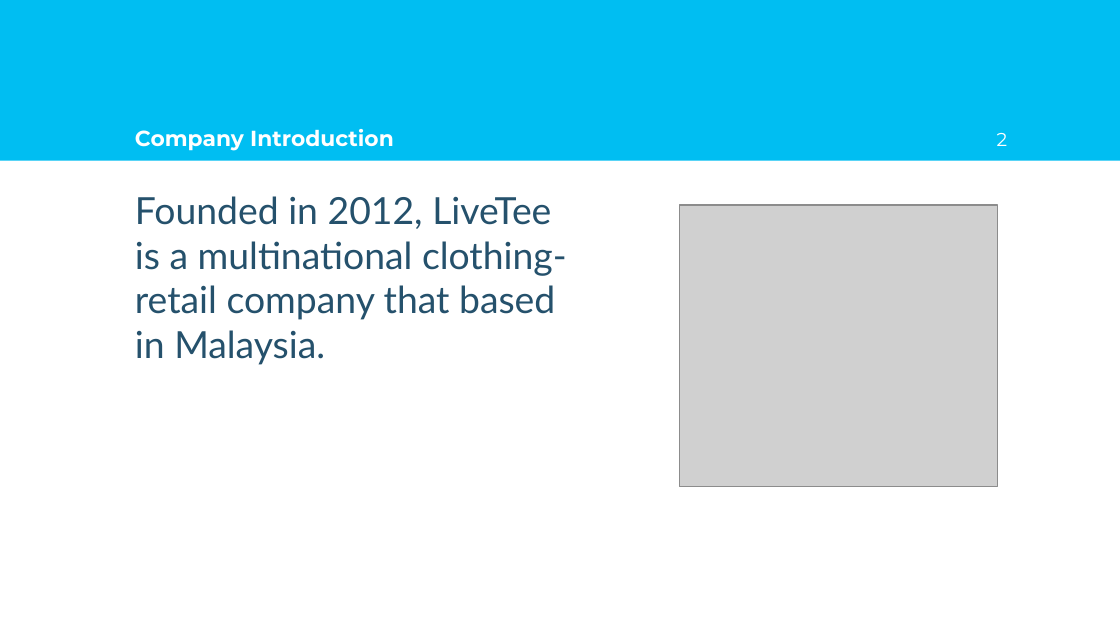
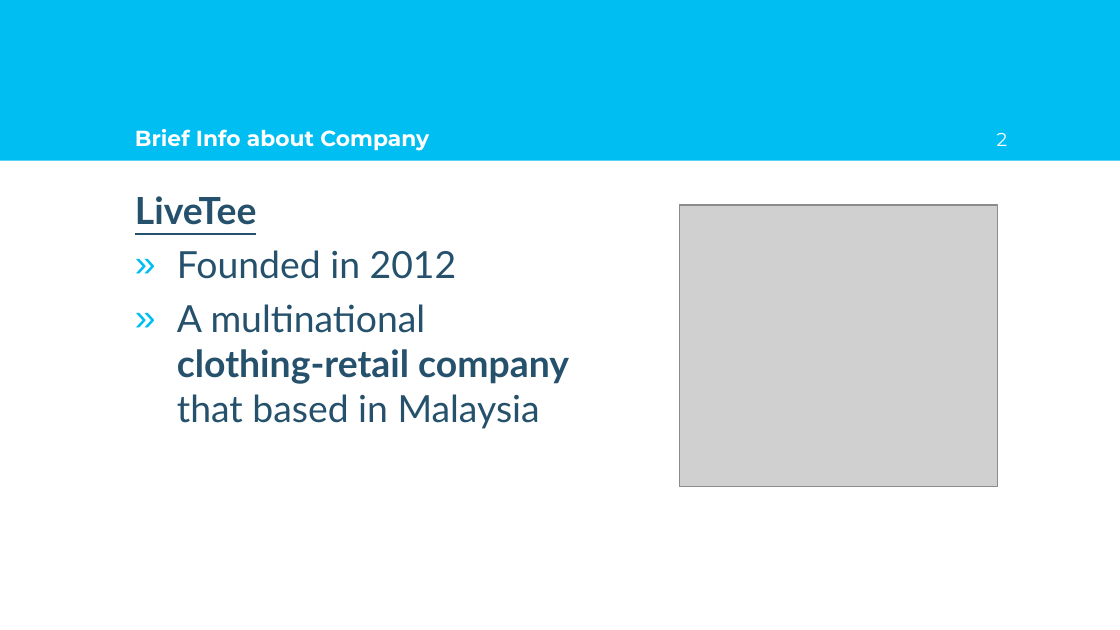
Before and after one commit to wayneng6010/FYP, a slide deck: slide 2 of ISP Presentation.pptx. Drawn at 1120x630 pixels with LibreOffice and Linux fonts; fonts in the diff are those of the drawing; grey boxes stand for pictures; background and template pictures are left out. Boxes give left, top, right and bottom in pixels: in the first picture for what was removed or moved away, otherwise in the second. Text is boxed around its words. In the diff, an @@ line names an element or a change of style, - is before the commit and + after.

```diff
--- a/ISP Presentation.pptx
+++ b/ISP Presentation.pptx
@@ title at [135, 129, 429, 151]: text changed @@
-Company Introduction
+Brief Info about Company
@@ text at [135, 196, 569, 429]: text changed @@
-Founded in 2012, LiveTee is a multinational clothing-retail company that based in Malaysia.
+LiveTee
+» Founded in 2012
+» A multinational clothing-retail company that based in Malaysia
```
Also in this commit, not shown: 4 other slides changed, 2 other files.
